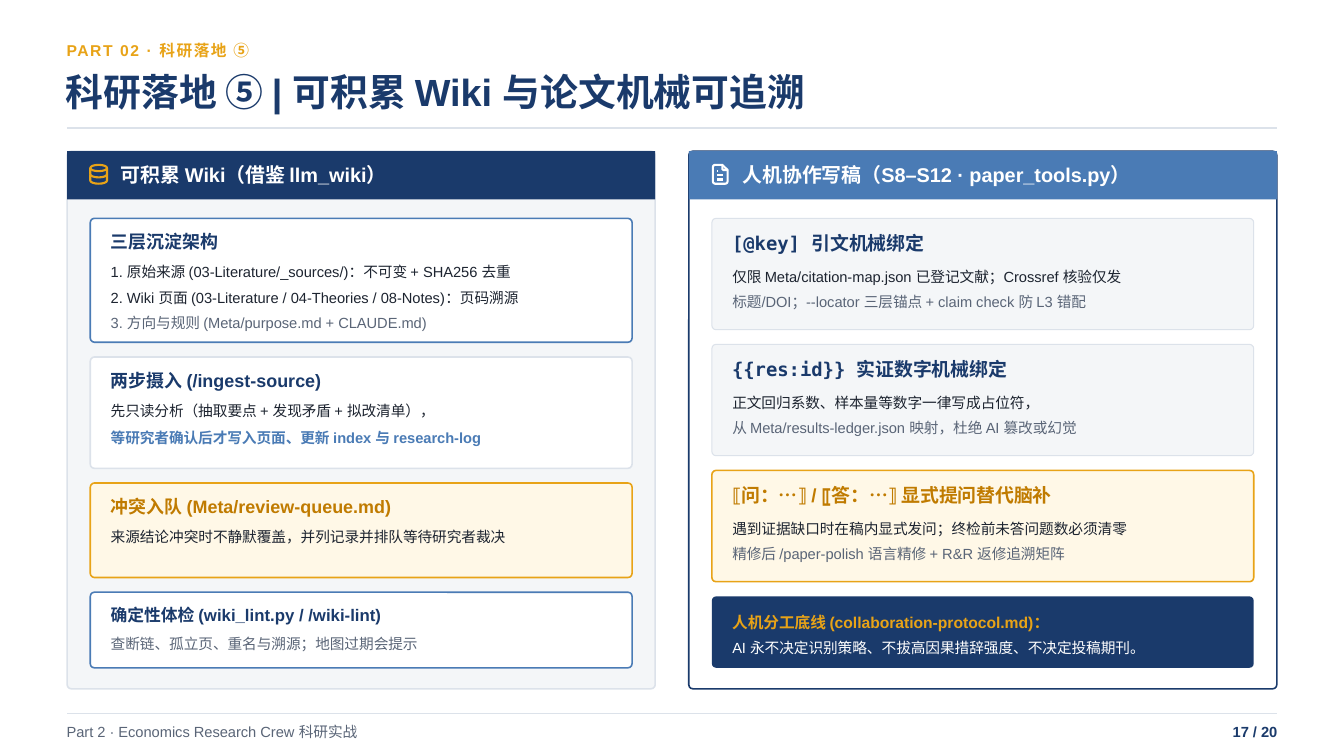
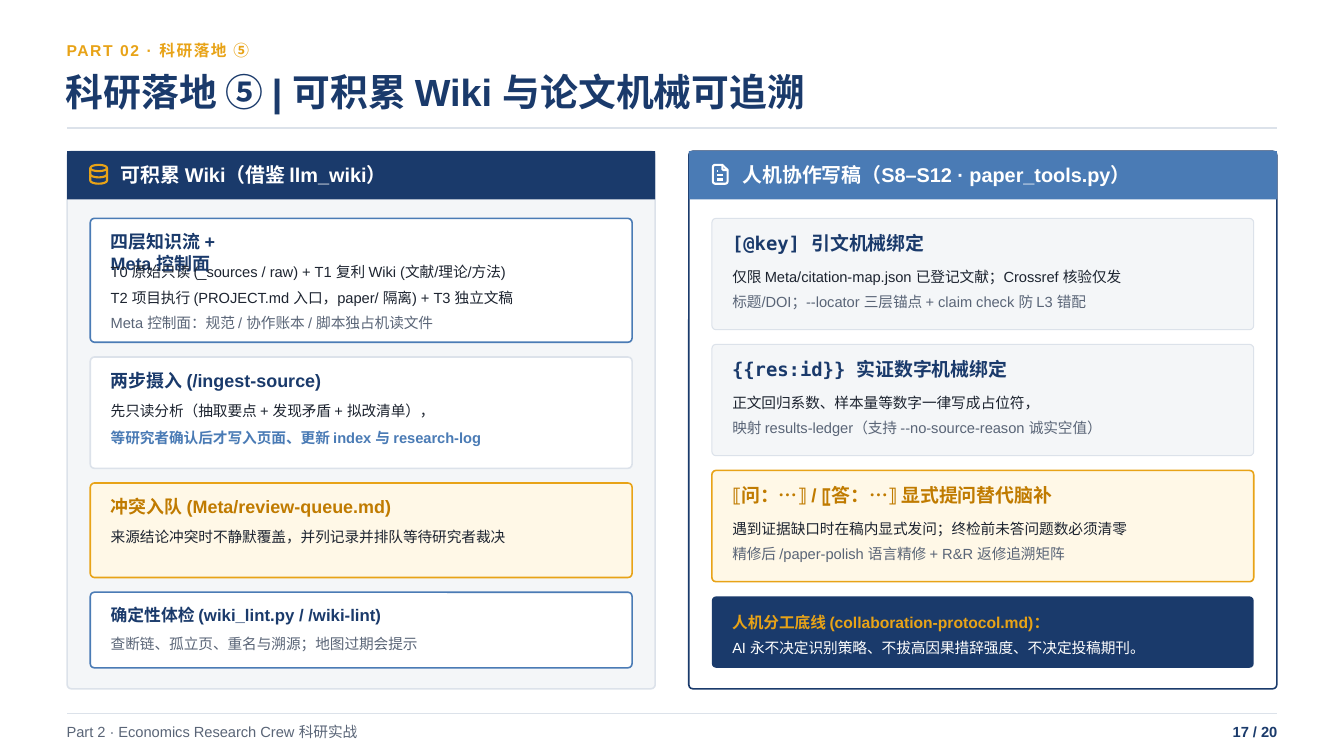
Before and after one commit to shjzzzz/Economics-Research-Crew, a slide deck: slide 17 of Claude_Code_基础与_Economics_Research_Crew_实战.pptx. Drawn at 1344x756 pixels with LibreOffice and Linux fonts; fonts in the diff are those of the drawing. Boxes give left, top, right and bottom in pixels: in the first picture for what was removed or moved away, otherwise in the second. Text is boxed around its words. In the diff, an @@ line names an element or a change of style, - is before the commit and + after.

Commit message:
Update deck (Part 2 slides) to reflect 4-tier wiki, argument spine, ARS v3.24.4 & macOS/Win11 installer

```diff
--- a/Claude_Code_基础与_Economics_Research_Crew_实战.pptx
+++ b/Claude_Code_基础与_Economics_Research_Crew_实战.pptx
@@ text at [111, 233, 211, 276]: text changed @@
-三层沉淀架构
+四层知识流 + Meta 控制面
@@ text at [111, 263, 506, 282]: text changed @@
-1. 原始来源 (03-Literature/_sources/)：不可变 + SHA256 去重
+T0 原始只读 (_sources / raw) + T1 复利 Wiki (文献/理论/方法)
@@ text at [111, 290, 513, 306]: text changed @@
-2. Wiki 页面 (03-Literature / 04-Theories / 08-Notes)：页码溯源
+T2 项目执行 (PROJECT.md 入口，paper/ 隔离) + T3 独立文稿
@@ text at [111, 315, 433, 329]: text changed @@
-3. 方向与规则 (Meta/purpose.md + CLAUDE.md)
+Meta 控制面：规范 / 协作账本 / 脚本独占机读文件
@@ text at [732, 420, 1102, 436]: text changed @@
-从 Meta/results-ledger.json 映射，杜绝 AI 篡改或幻觉
+映射 results-ledger（支持 --no-source-reason 诚实空值）
```
Also in this commit, not shown: 7 other slides changed.
